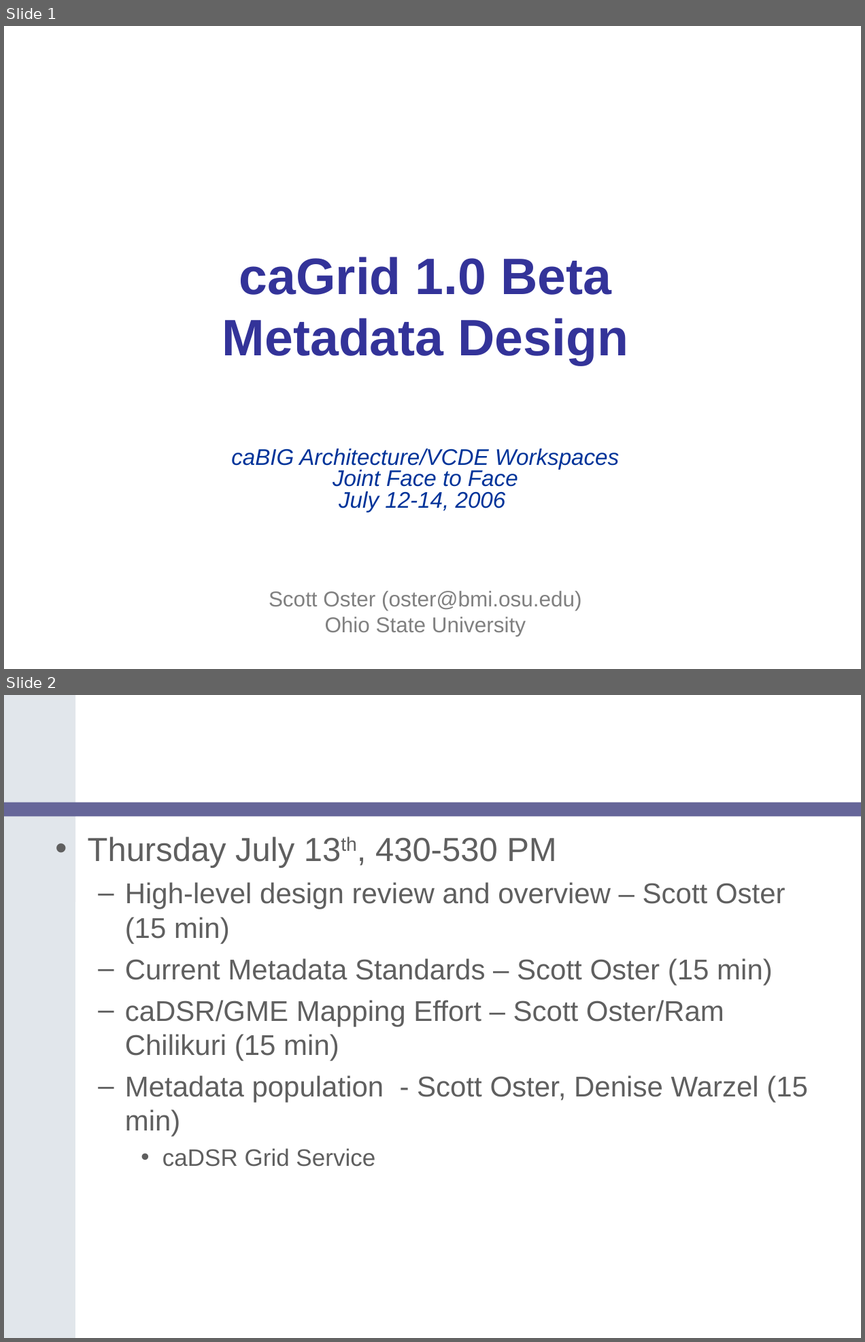
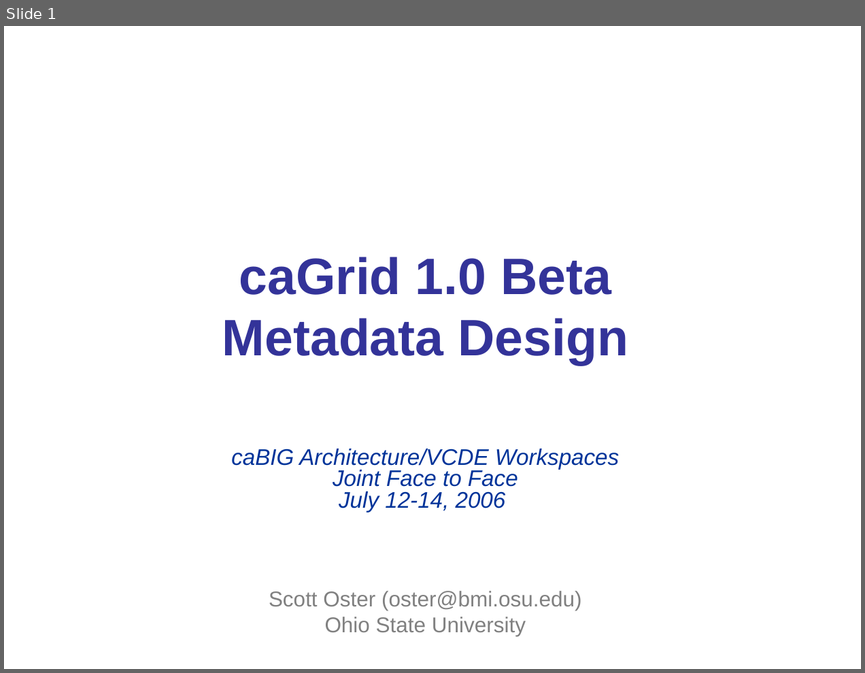
Before and after one commit to NCIP/cagrid-portal, a slide deck: cagrid-1-0/Documentation/presentations/200607_VCDE_ARCH/caGrid-1.0_Beta_Metadata.ppt. Shown one above the other, each under a label of ours: slides 1 and 2 before the commit, slide 1 after it. The pictures are 865x1342 and 865x673 pixels, drawn with LibreOffice and Linux fonts; fonts in the diff are those of the drawing; background and template pictures are left out. Boxes give left, top, right and bottom in pixels: in the first picture for what was removed or moved away, otherwise in the second. Text is boxed around its words. In the diff, an @@ line names an element or a change of style, - is before the commit and + after.

```diff
--- a/cagrid-1-0/Documentation/presentations/200607_VCDE_ARCH/caGrid-1.0_Beta_Metadata.ppt
+++ b/cagrid-1-0/Documentation/presentations/200607_VCDE_ARCH/caGrid-1.0_Beta_Metadata.ppt
@@ slide 2 removed at bbox=[4, 695, 861, 1338], background #FFFFFF @@
@@ freeform shape removed at bbox=[4, 695, 75, 1338] @@
@@ rounded rectangle removed at bbox=[4, 802, 861, 817] @@
@@ text removed at bbox=[88, 836, 808, 1166] @@
-• Thursday July 13th, 430-530 PM
-  – High-level design review and overview – Scott Oster (15 min)
-  – Current Metadata Standards – Scott Oster (15 min)
-  – caDSR/GME Mapping Effort – Scott Oster/Ram Chilikuri (15 min)
-  – Metadata population - Scott Oster, Denise Warzel (15 min)
-    • caDSR Grid Service
```
Also in this commit, not shown: 42 slides added.
